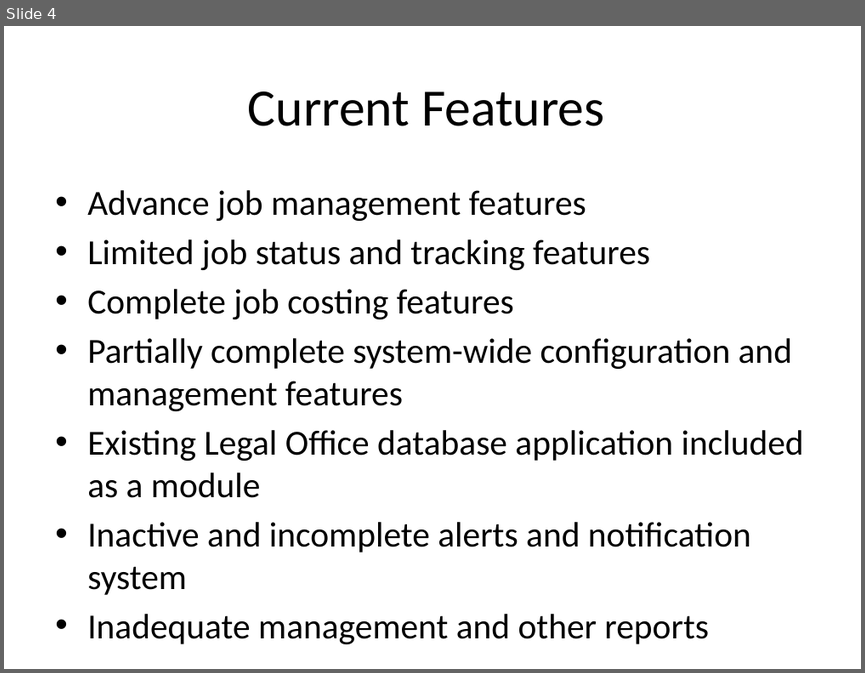
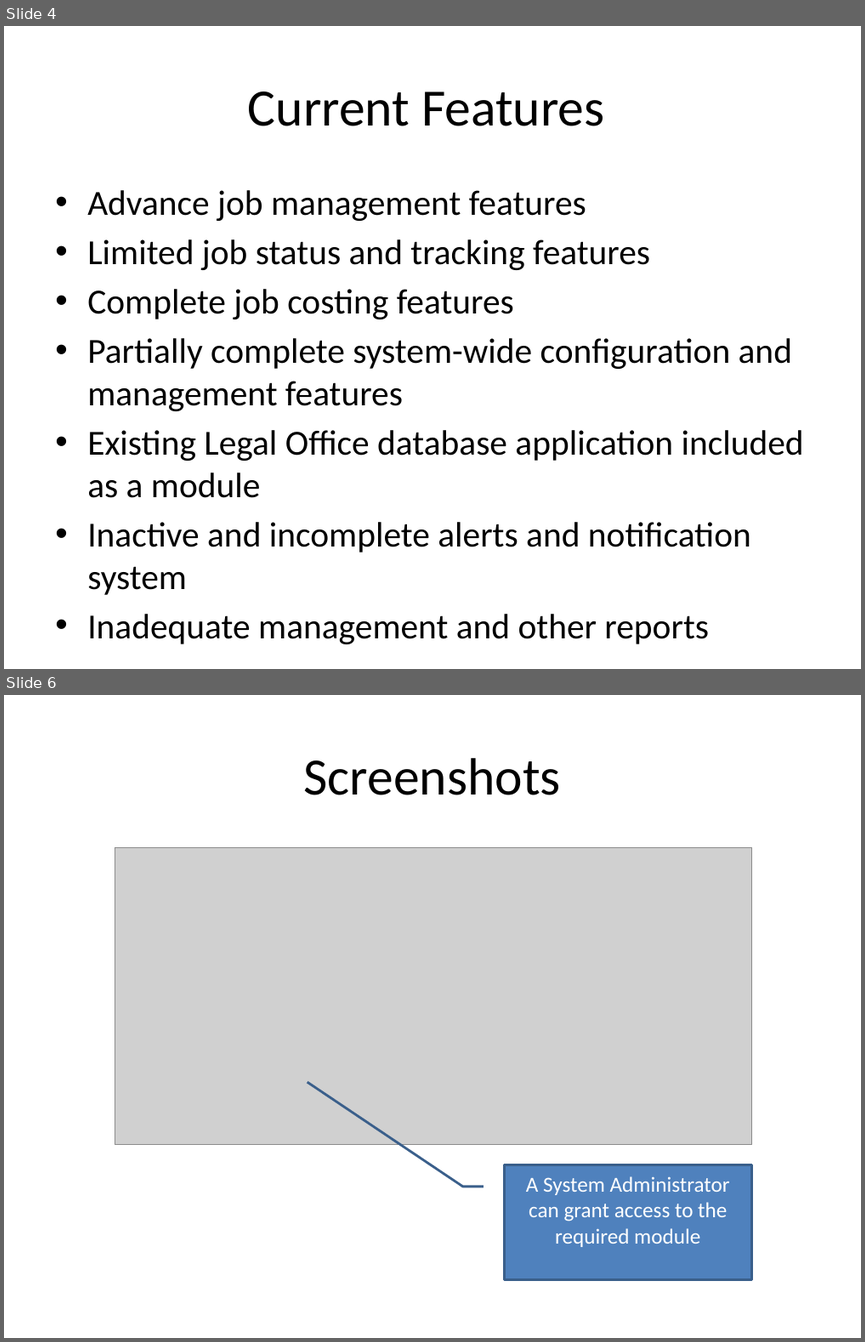
Before and after one commit to DPBandA/job-management-tracking-system, a slide deck: doc/Job Management & Tracking System Presentation.pptx. Shown one above the other, each under a label of ours: slide 4 before the commit, slides 4 and 6 after it; the slides between them are not shown. The pictures are 865x673 and 865x1342 pixels, drawn with LibreOffice and Linux fonts; fonts in the diff are those of the drawing; grey boxes stand for pictures. Boxes give left, top, right and bottom in pixels: in the first picture for what was removed or moved away, otherwise in the second. Text is boxed around its words. In the diff, an @@ line names an element or a change of style, - is before the commit and + after.

```diff
--- a/doc/Job Management & Tracking System Presentation.pptx
+++ b/doc/Job Management & Tracking System Presentation.pptx
@@ slide 6 added at <box>4,695,861,1338</box>, background #FFFFFF @@
@@ title added at <box>304,758,561,795</box>, 44 pt, text #000000 @@
+Screenshots
@@ picture added at <box>115,847,752,1144</box> @@
@@ border callout added at <box>505,1164,752,1279</box>, fill #4F81BD, outline #3A5F8C 2 pt, 18 pt, text #FFFFFF @@
+A System Administrator can grant access to the required module
```
Also in this commit, not shown: 3 slides changed, 6 other slides added, 1 slide removed, 2 other files.
